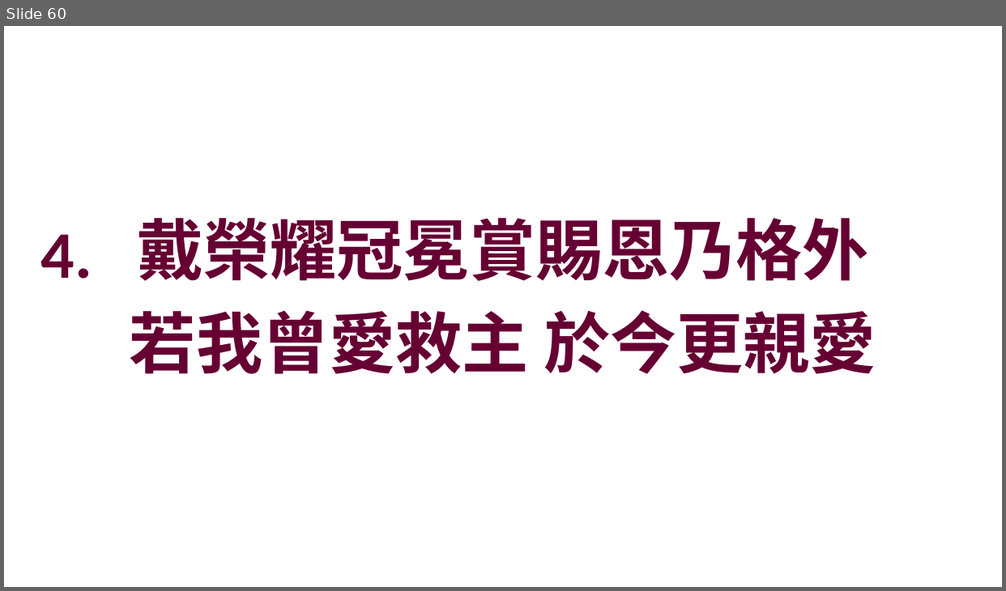
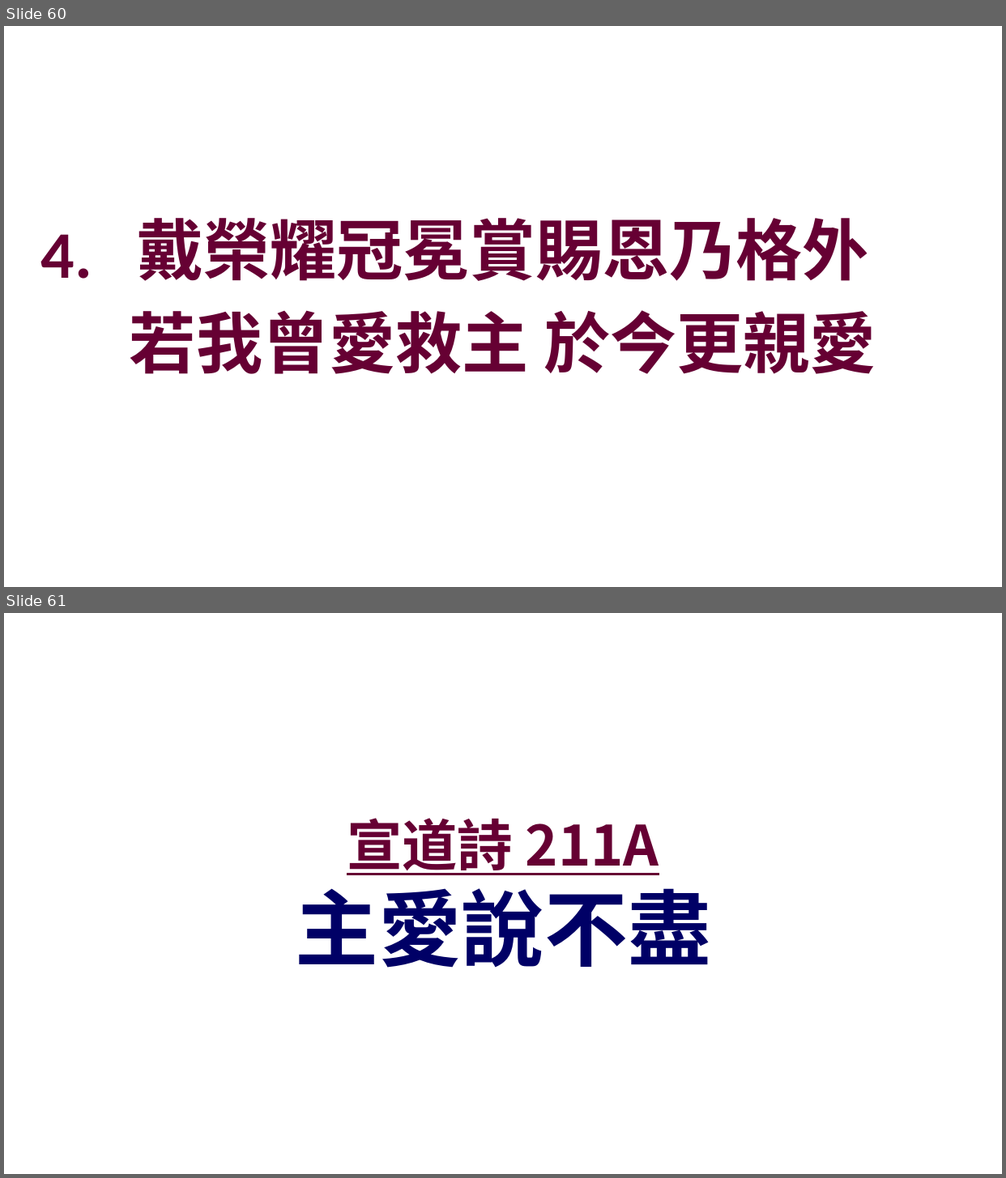
Before and after one commit to batisuoc/other-ppts, a slide deck: 崇拜流程_聖餐禮version.pptx. Shown one above the other, each under a label of ours: slide 60 before the commit, slides 60 and 61 after it. The pictures are 1006x591 and 1006x1178 pixels, drawn with LibreOffice and Linux fonts; fonts in the diff are those of the drawing; background and template pictures are left out. Boxes give left, top, right and bottom in pixels: in the first picture for what was removed or moved away, otherwise in the second. Text is boxed around its words. In the diff, an @@ line names an element or a change of style, - is before the commit and + after.

```diff
--- a/崇拜流程_聖餐禮version.pptx
+++ b/崇拜流程_聖餐禮version.pptx
@@ slide 61 added at (4,613,1002,1174), background picture (left out) @@
@@ title added at (295,818,710,968), 40 pt, text #660033, bold, underline @@
+宣道詩 211A
+主愛說不盡
```
Also in this commit, not shown: 16 other slides added.
